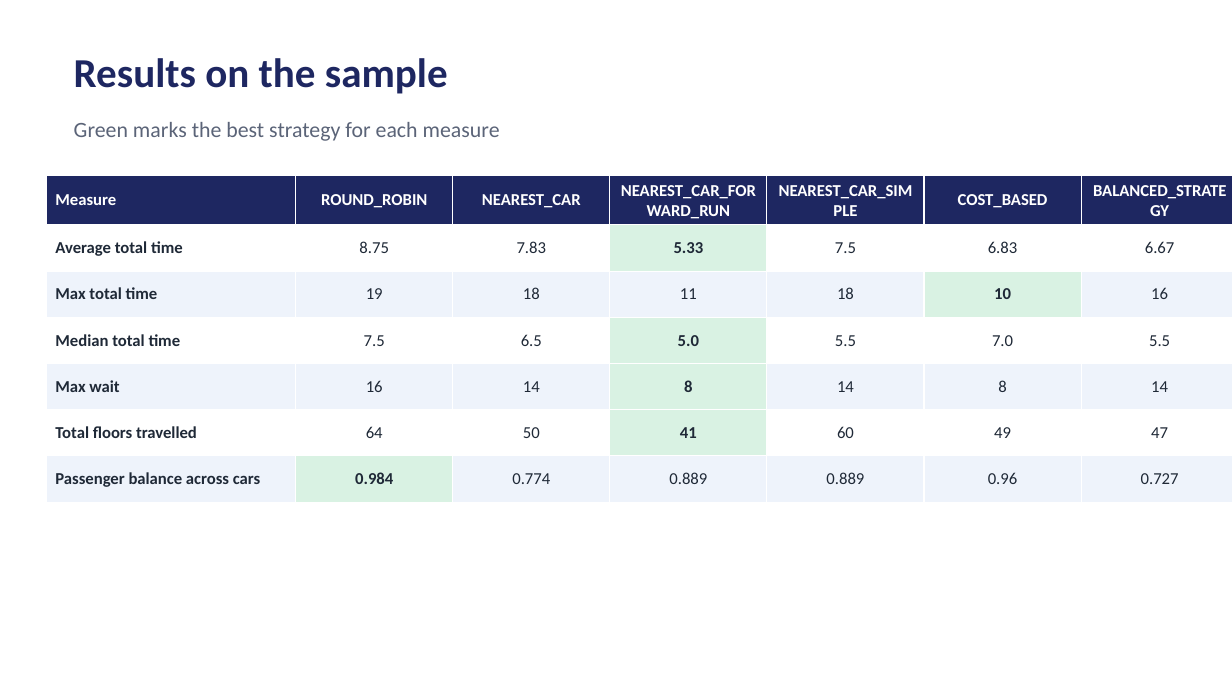
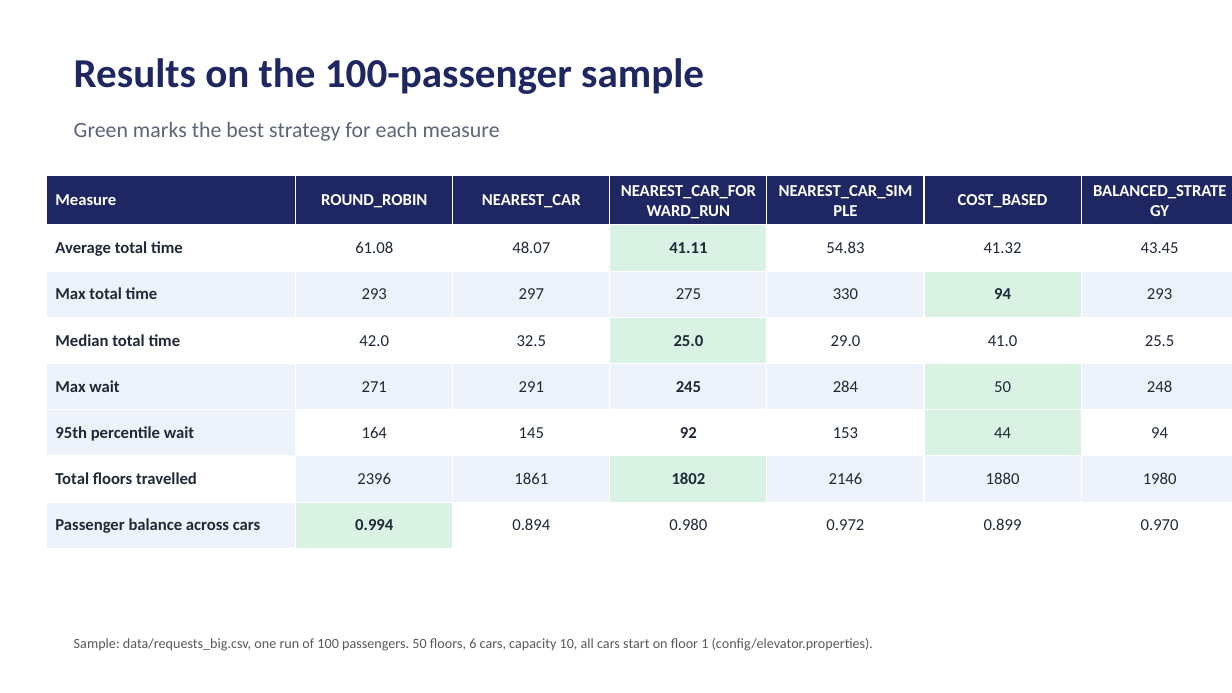
Before and after one commit to yashrajarora/kkr-simulator-python, a slide deck: slide 18 of docs/elevator_strategies_summary.pptx. Drawn at 1232x693 pixels with LibreOffice and Linux fonts; fonts in the diff are those of the drawing. Boxes give left, top, right and bottom in pixels: in the first picture for what was removed or moved away, otherwise in the second. Text is boxed around its words. In the diff, an @@ line names an element or a change of style, - is before the commit and + after.

Commit message:
Changes to nearest car scenario and other sample data changes

```diff
--- a/docs/elevator_strategies_summary.pptx
+++ b/docs/elevator_strategies_summary.pptx
@@ text at [74,58,704,94]: text changed @@
-Results on the sample
+Results on the 100-passenger sample
@@ table at [46,176,1232,548] @@
-row 2: Average total time | 8.75 | 7.83 | 5.33 | 7.5 | 6.83 | 6.67
-row 3: Max total time | 19 | 18 | 11 | 18 | 10 | 16
-row 4: Median total time | 7.5 | 6.5 | 5.0 | 5.5 | 7.0 | 5.5
-row 5: Max wait | 16 | 14 | 8 | 14 | 8 | 14
-row 6: Total floors travelled | 64 | 50 | 41 | 60 | 49 | 47
-row 7: Passenger balance across cars | 0.984 | 0.774 | 0.889 | 0.889 | 0.96 | 0.727
+row 2: Average total time | 61.08 | 48.07 | 41.11 | 54.83 | 41.32 | 43.45
+row 3: Max total time | 293 | 297 | 275 | 330 | 94 | 293
+row 4: Median total time | 42.0 | 32.5 | 25.0 | 29.0 | 41.0 | 25.5
+row 5: Max wait | 271 | 291 | 245 | 284 | 50 | 248
+row 6: 95th percentile wait | 164 | 145 | 92 | 153 | 44 | 94
+row 7: Total floors travelled | 2396 | 1861 | 1802 | 2146 | 1880 | 1980
+row 8: Passenger balance across cars | 0.994 | 0.894 | 0.980 | 0.972 | 0.899 | 0.970
@@ text added at [74,638,873,651], 11 pt, text #595959 @@
+Sample: data/requests_big.csv, one run of 100 passengers. 50 floors, 6 cars, capacity 10, all cars start on floor 1 (config/elevator.properties).
```
Also in this commit, not shown: 10 other slides changed, 6 slides added, 13 other files.
